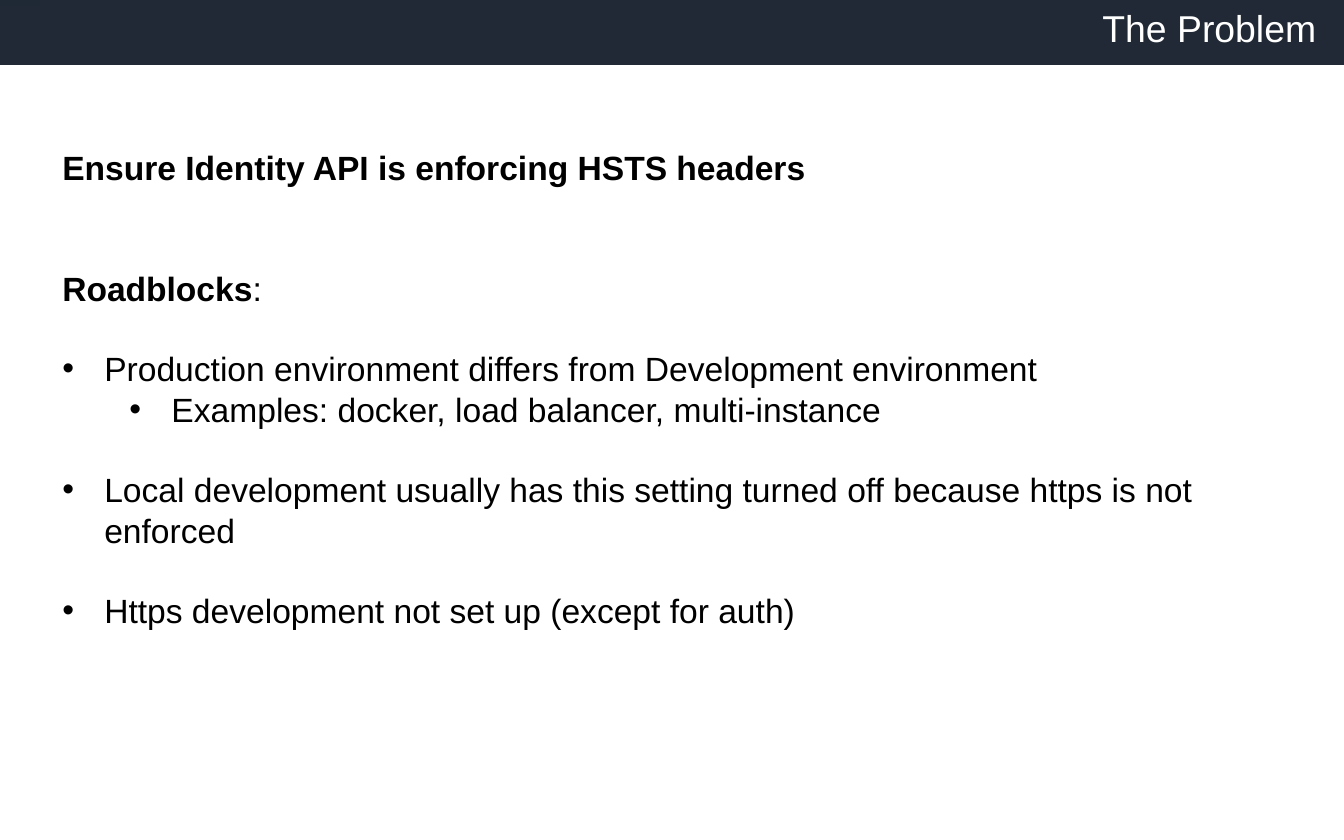
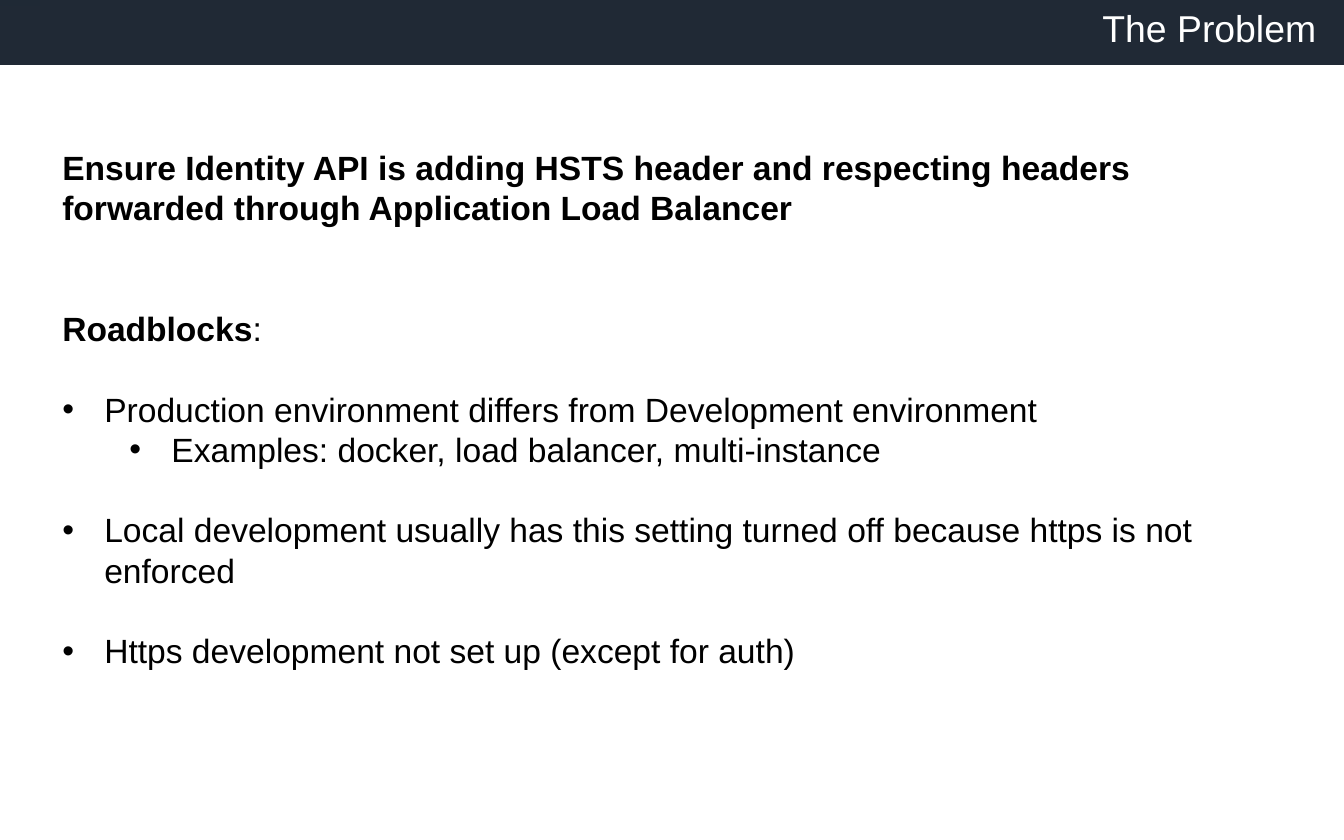
Before and after one commit to slomangino123/load-balanced-services, a slide deck: slide 4 of presentation.pptx. Drawn at 1344x840 pixels with LibreOffice and Linux fonts; fonts in the diff are those of the drawing; background and template pictures are left out. Boxes give left, top, right and bottom in pixels: in the first picture for what was removed or moved away, otherwise in the second. Text is boxed around its words. In the diff, an @@ line names an element or a change of style, - is before the commit and + after.

```diff
--- a/presentation.pptx
+++ b/presentation.pptx
@@ text at (x1=62, y1=155, x2=1130, y2=226): text changed @@
-Ensure Identity API is enforcing HSTS headers
+Ensure Identity API is adding HSTS header and respecting headers forwarded through Application Load Balancer
```
Also in this commit, not shown: 2 other slides changed, 2 slides added.
